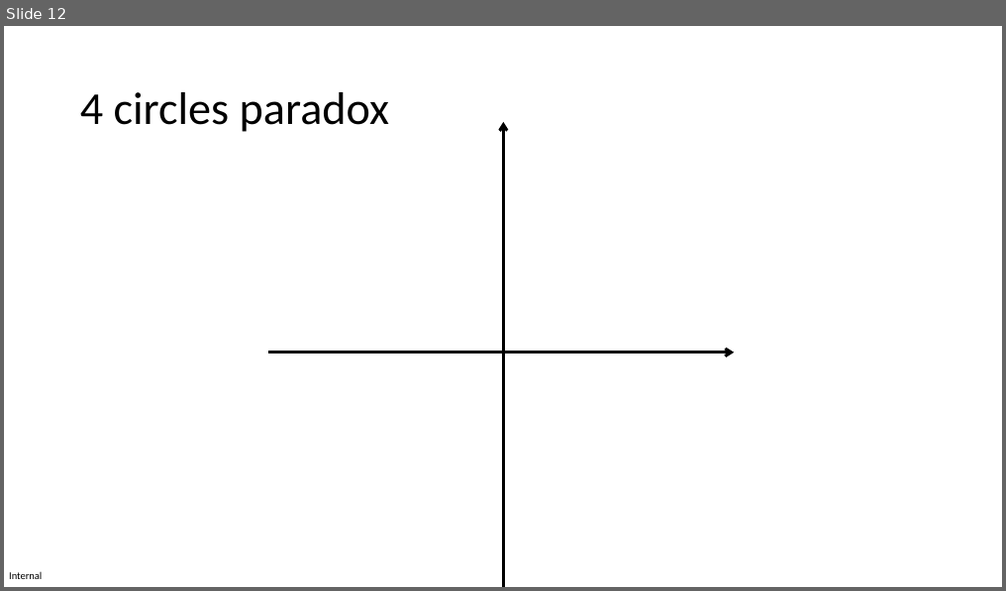
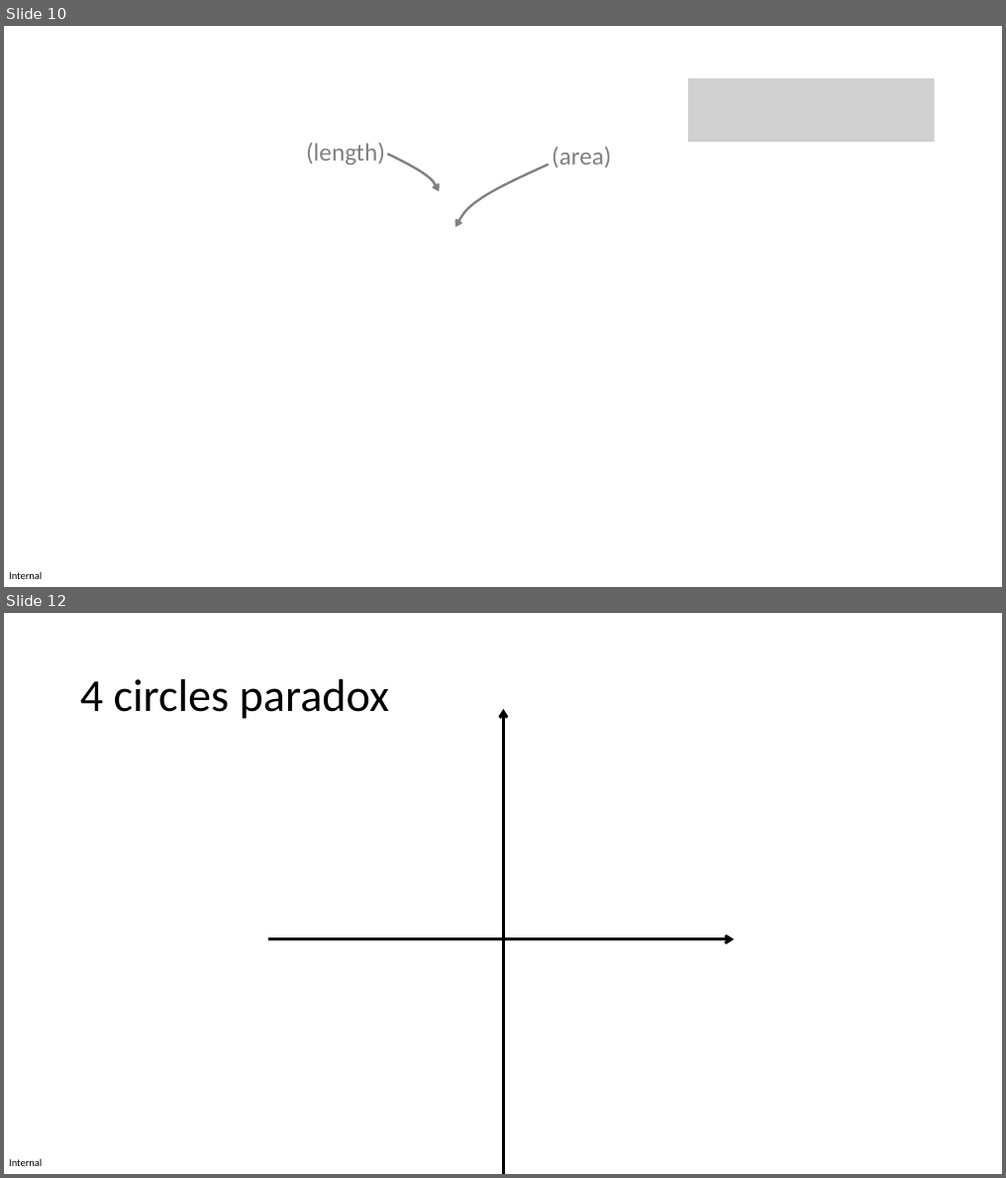
Before and after one commit to MICS-Lab/XmasPresentation2023PRFD, a slide deck: slides_x_mas_2023.pptx. Shown one above the other, each under a label of ours: slide 12 before the commit, slides 10 and 12 after it; the slides between them are not shown. The pictures are 1006x591 and 1006x1178 pixels, drawn with LibreOffice and Linux fonts; fonts in the diff are those of the drawing; grey boxes stand for pictures. Boxes give left, top, right and bottom in pixels: in the first picture for what was removed or moved away, otherwise in the second. Text is boxed around its words. In the diff, an @@ line names an element or a change of style, - is before the commit and + after.

```diff
--- a/slides_x_mas_2023.pptx
+++ b/slides_x_mas_2023.pptx
@@ slide 10 added at (4,26,1002,587), background #FFFFFF; not listed: 1 template element that a slide beside it also shows @@
@@ picture added at (688,78,935,141) @@
@@ text added at (306,143,385,165), 24 pt, text #808080 @@
+(length)
@@ freeform shape added at (387,154,439,191), outline #808080 2.25 pt @@
@@ freeform shape added at (455,165,548,227), outline #808080 2.25 pt @@
@@ text added at (551,147,611,168), 24 pt, text #808080 @@
+(area)
```
Also in this commit, not shown: 1 slide removed.
